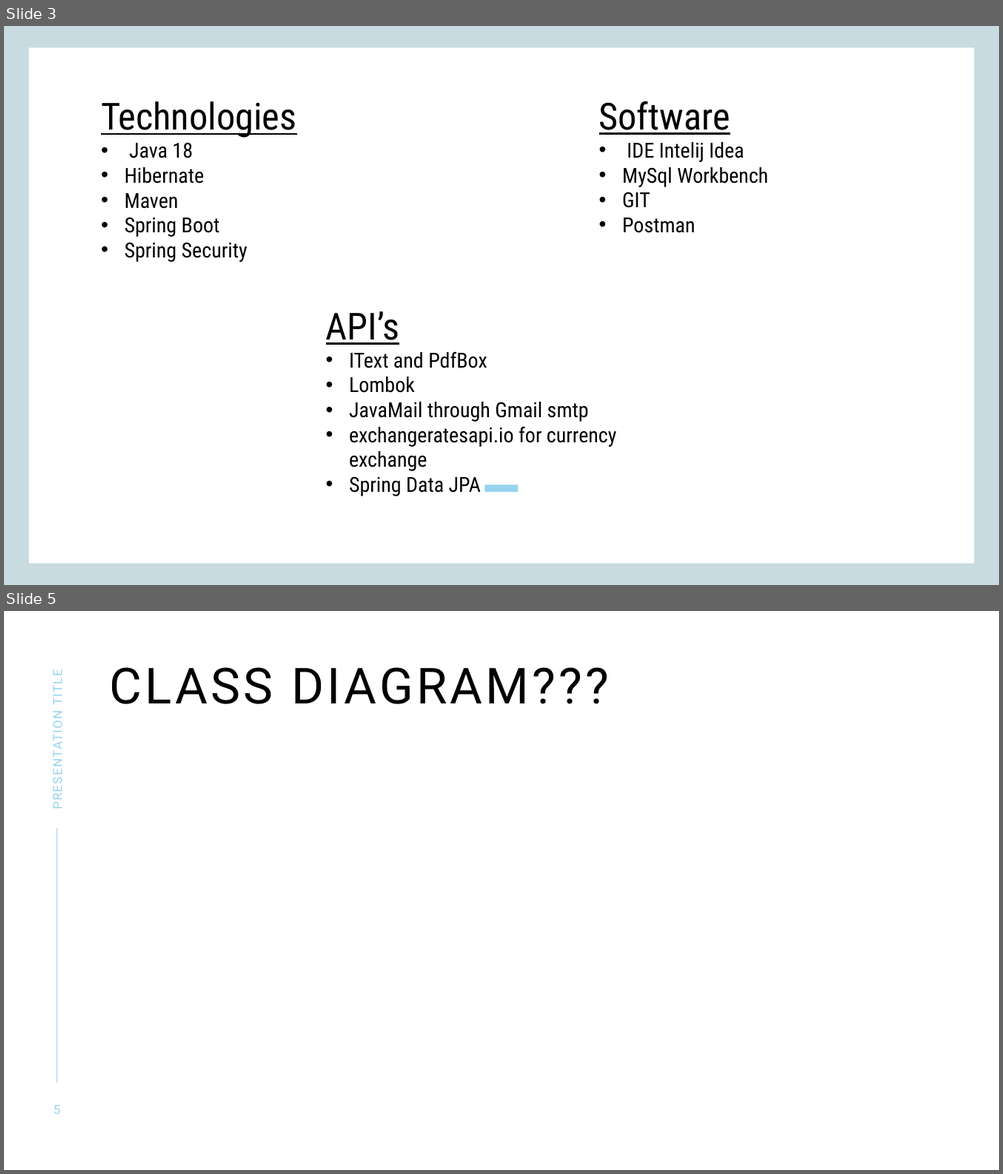
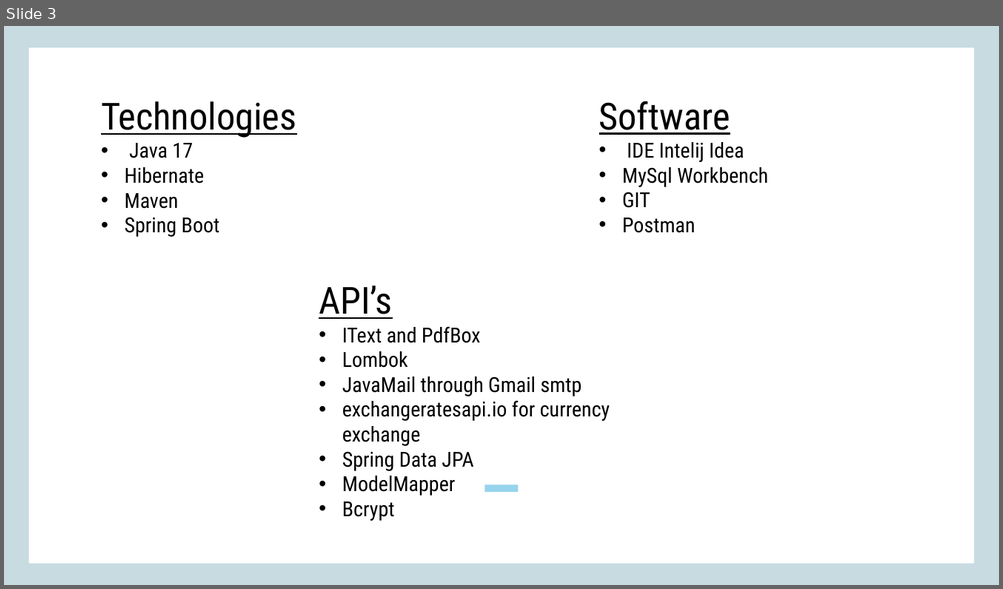
Before and after one commit to vasil211/finance_tracker, a slide deck: Design/presentation.pptx. Shown one above the other, each under a label of ours: slides 3 and 5 before the commit, slide 3 after it; the slides between them are not shown. The pictures are 1003x1174 and 1003x589 pixels, drawn with LibreOffice and Linux fonts; fonts in the diff are those of the drawing. Boxes give left, top, right and bottom in pixels: in the first picture for what was removed or moved away, otherwise in the second. Text is boxed around its words. In the diff, an @@ line names an element or a change of style, - is before the commit and + after.

```diff
--- a/Design/presentation.pptx
+++ b/Design/presentation.pptx
@@ slide 5 removed at box(4, 611, 999, 1170), background #FFFFFF @@
@@ text removed at box(49, 672, 65, 806) @@
-PRESENTATION TITLE
@@ title removed at box(110, 667, 609, 704) @@
-CLASS DIAGRAM???
@@ line removed from (57, 829) to (57, 1083) @@
@@ page number removed at box(54, 1105, 60, 1114) @@
-5
@@ slide 3 changed as well @@
@@ text at box(129, 143, 193, 158): text changed @@
-• Java 18
+• Java 17
@@ text at box(125, 242, 247, 262): paragraph removed @@
-• Spring Security
@@ text "API’s": place and size @@
-text "API’s" at box(326, 312, 617, 497)
+text "API’s" at box(318, 286, 610, 521)
@@ text at box(342, 476, 455, 521): paragraphs added @@
+• ModelMapper
+• Bcrypt
```
Also in this commit, not shown: 2 other slides changed, 4 slides added, 1 other slide removed, 11 other files.
